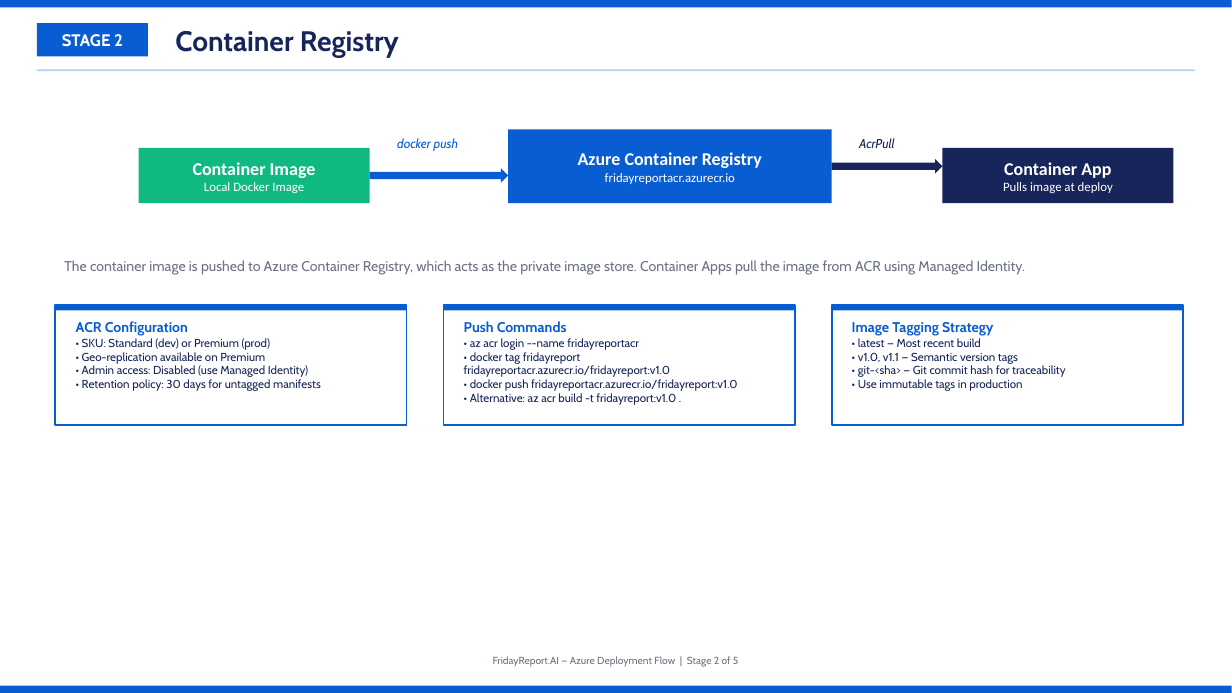
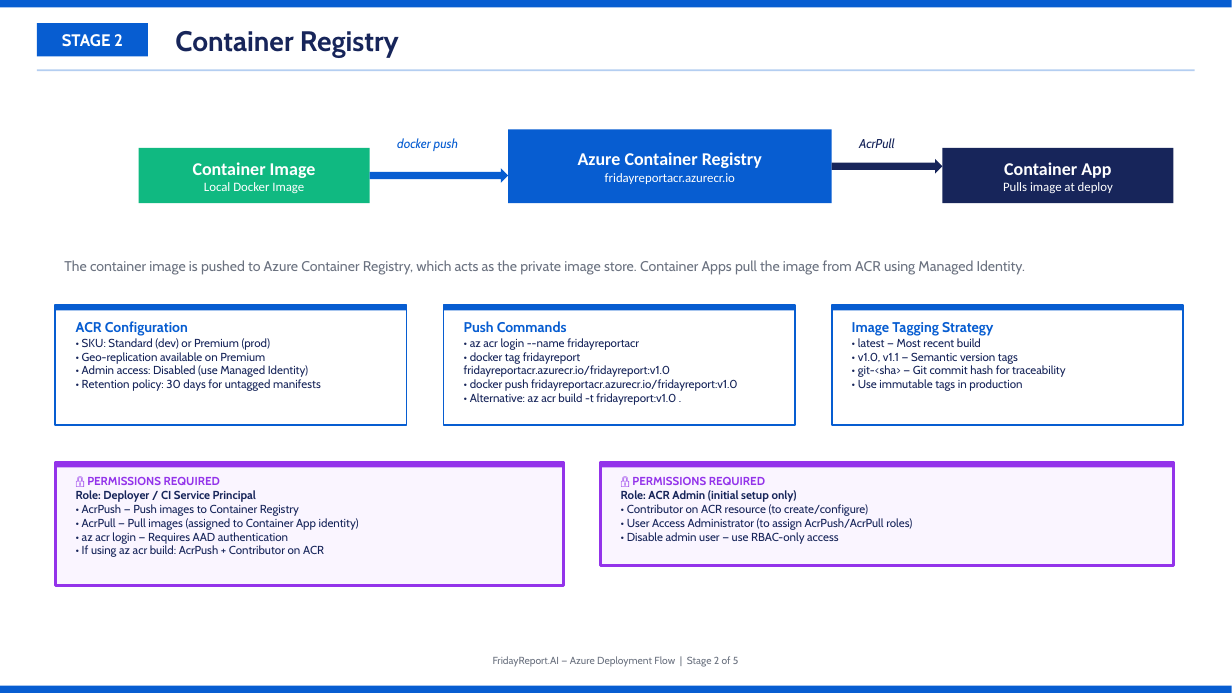
Before and after one commit to andrealvesTIG/KrugerDEV, a slide deck: slide 3 of FridayReportAI_Azure_Deployment_Flow.pptx. Drawn at 1232x693 pixels with LibreOffice and Linux fonts; fonts in the diff are those of the drawing. Boxes give left, top, right and bottom in pixels: in the first picture for what was removed or moved away, otherwise in the second. Text is boxed around its words. In the diff, an @@ line names an element or a change of style, - is before the commit and + after.

```diff
--- a/FridayReportAI_Azure_Deployment_Flow.pptx
+++ b/FridayReportAI_Azure_Deployment_Flow.pptx
@@ rectangle added at bbox=[55, 462, 564, 586], fill #FAF5FF, outline #9333EA 2 pt @@
@@ rectangle added at bbox=[55, 462, 564, 468], fill #9333EA @@
@@ text added at bbox=[76, 477, 359, 557], 9 pt, text #17255A @@
+🔒 PERMISSIONS REQUIRED
+Role: Deployer / CI Service Principal
+• AcrPush — Push images to Container Registry
+• AcrPull — Pull images (assigned to Container App identity)
+• az acr login — Requires AAD authentication
+• If using az acr build: AcrPush + Contributor on ACR
@@ rectangle added at bbox=[601, 462, 1174, 566], fill #FAF5FF, outline #9333EA 2 pt @@
@@ rectangle added at bbox=[601, 462, 1174, 468], fill #9333EA @@
@@ text added at bbox=[621, 477, 912, 544], 9 pt, text #17255A @@
+🔒 PERMISSIONS REQUIRED
+Role: ACR Admin (initial setup only)
+• Contributor on ACR resource (to create/configure)
+• User Access Administrator (to assign AcrPush/AcrPull roles)
+• Disable admin user — use RBAC-only access
```
Also in this commit, not shown: 4 other slides changed, 2 other files.
